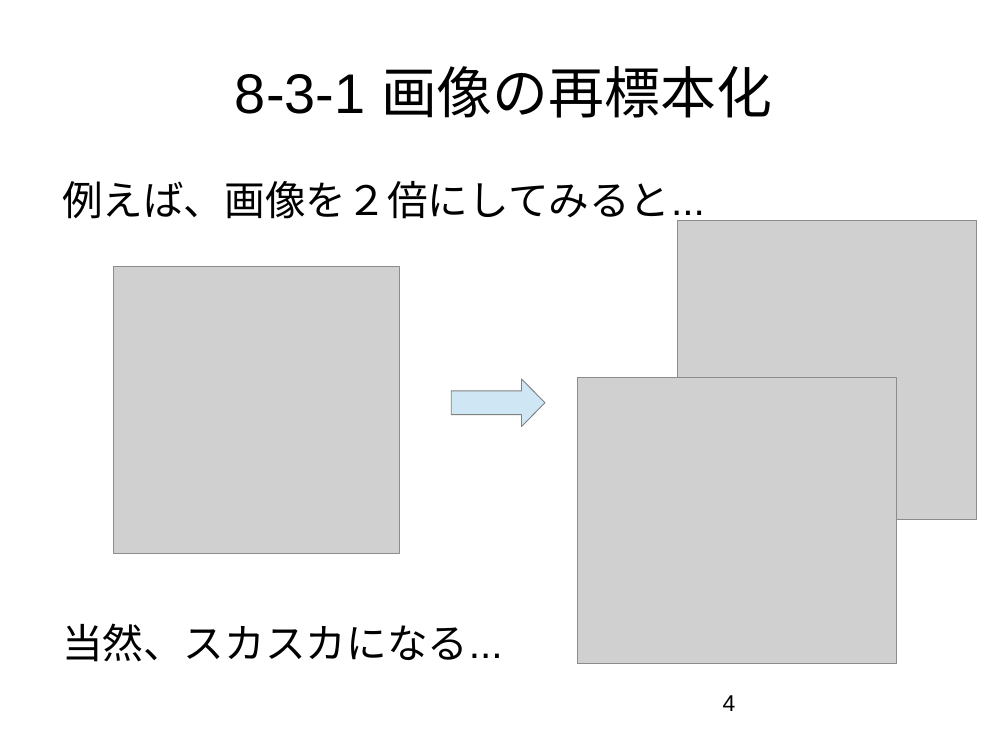
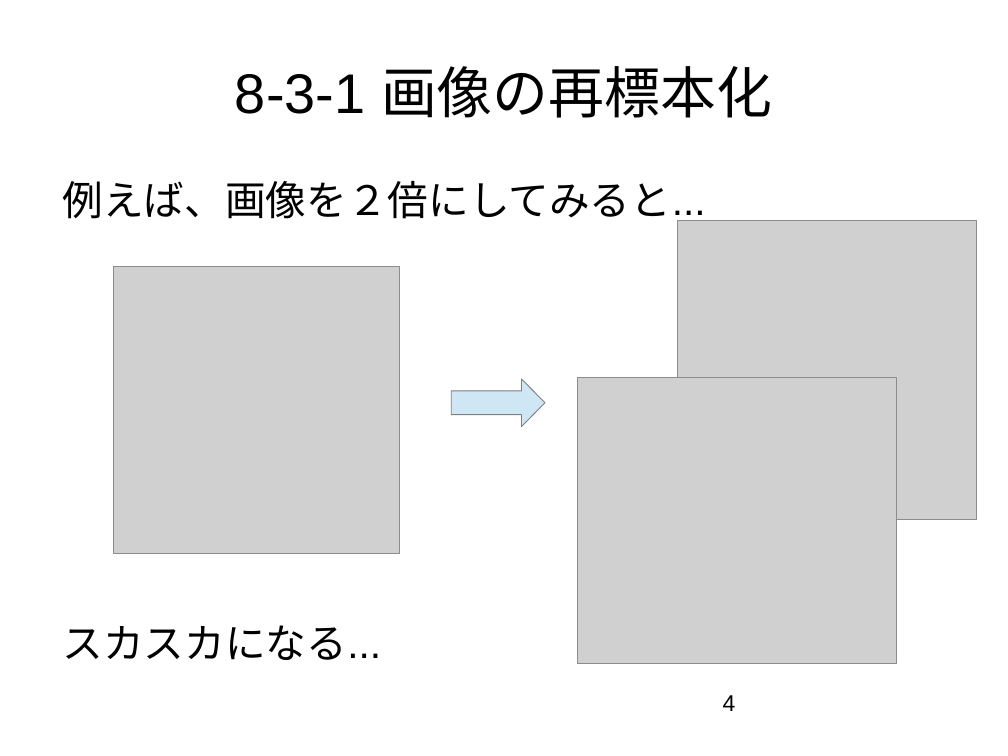
Before and after one commit to YoshiProton/lets_enjoy_cv_programing, a slide deck: slide 4 of Kondo/Slides/CV勉強会_160903_(8.3.1～8.3.4)_kondo.ppt. Drawn at 1008x756 pixels with LibreOffice and Linux fonts; fonts in the diff are those of the drawing; grey boxes stand for pictures. Boxes give left, top, right and bottom in pixels: in the first picture for what was removed or moved away, otherwise in the second. Text is boxed around its words. In the diff, an @@ line names an element or a change of style, - is before the commit and + after.

```diff
--- a/Kondo/Slides/CV勉強会_160903_(8.3.1～8.3.4)_kondo.ppt
+++ b/Kondo/Slides/CV勉強会_160903_(8.3.1～8.3.4)_kondo.ppt
@@ text at bbox=[63, 625, 382, 660]: text changed @@
-当然、スカスカになる...
+スカスカになる...
```
Also in this commit, not shown: 14 other slides changed, 3 slides added.
